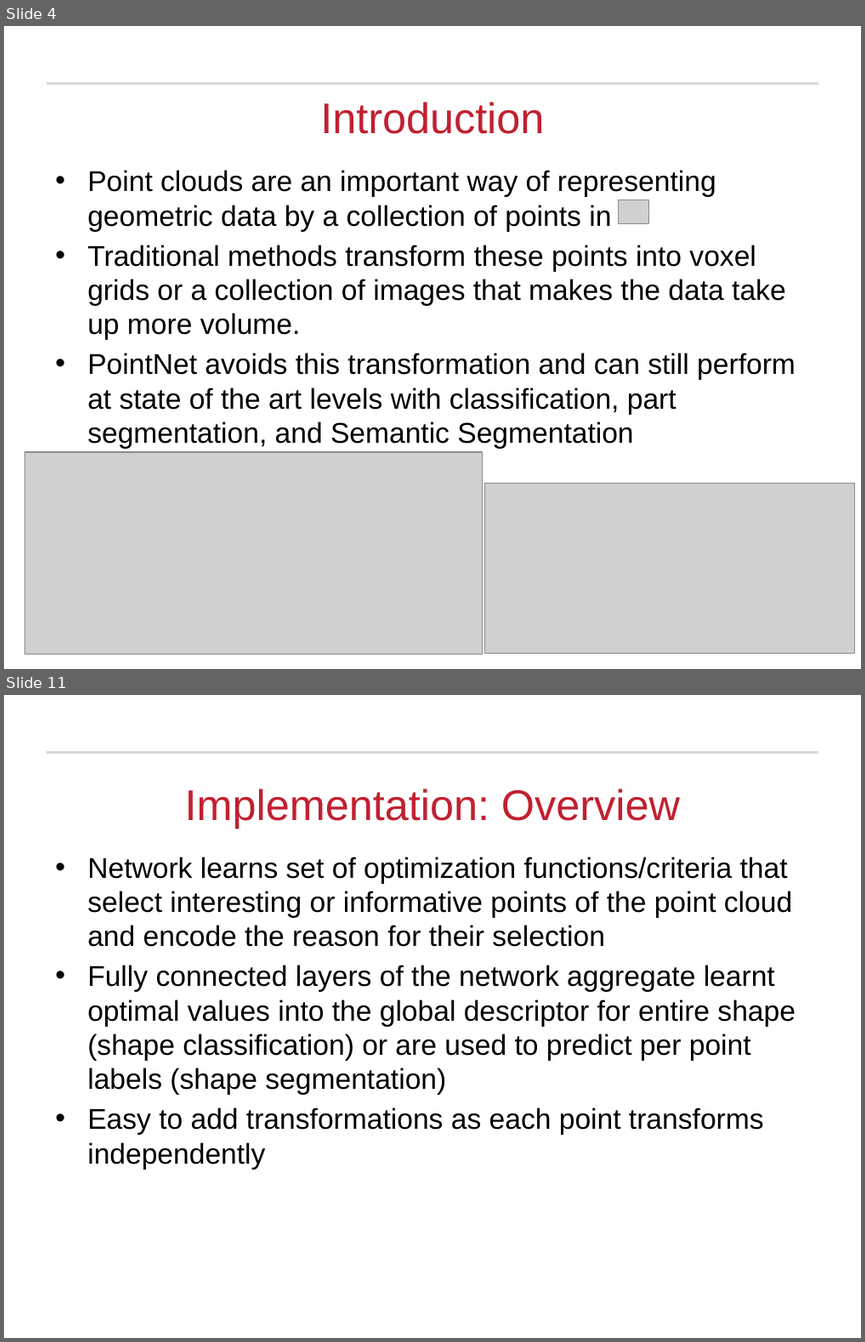
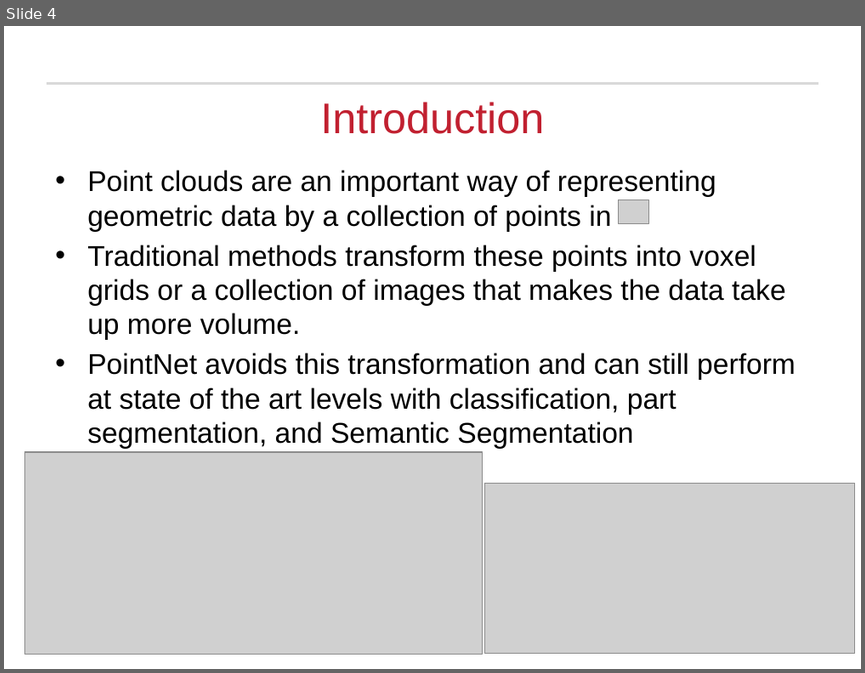
Before and after one commit to Michael-Hodges/PointNet, a slide deck: PowerPoints/EECE7398_Final_Project.pptx. Shown one above the other, each under a label of ours: slides 4 and 11 before the commit, slide 4 after it; the slides between them are not shown. The pictures are 865x1342 and 865x673 pixels, drawn with LibreOffice and Linux fonts; fonts in the diff are those of the drawing; grey boxes stand for pictures; background and template pictures are left out. Boxes give left, top, right and bottom in pixels: in the first picture for what was removed or moved away, otherwise in the second. Text is boxed around its words. In the diff, an @@ line names an element or a change of style, - is before the commit and + after.

```diff
--- a/PowerPoints/EECE7398_Final_Project.pptx
+++ b/PowerPoints/EECE7398_Final_Project.pptx
@@ slide 11 removed at box(4, 695, 861, 1338), background #FFFFFF; not listed: 1 template element that a slide beside it also shows @@
@@ title removed at box(185, 789, 680, 828) @@
-Implementation: Overview
@@ text removed at box(87, 857, 795, 1169) @@
-• Network learns set of optimization functions/criteria that select interesting or informative points of the point cloud and encode the reason for their selection
-• Fully connected layers of the network aggregate learnt optimal values into the global descriptor for entire shape (shape classification) or are used to predict per point labels (shape segmentation)
-• Easy to add transformations as each point transforms independently
```
Also in this commit, not shown: 18 slides changed, 3 slides added, 4 other slides removed.
